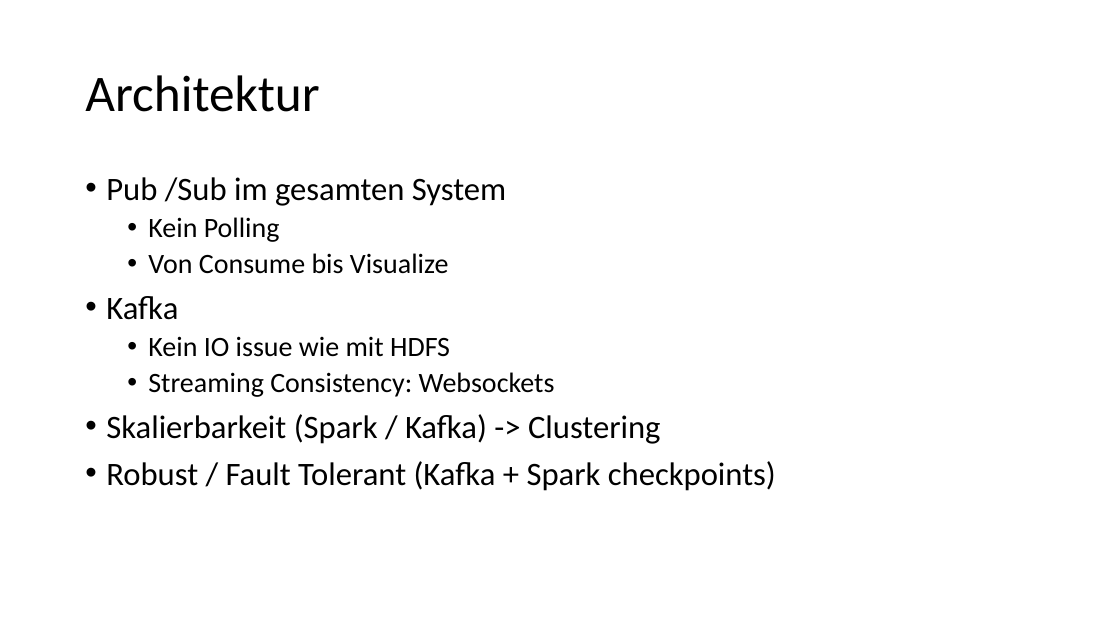
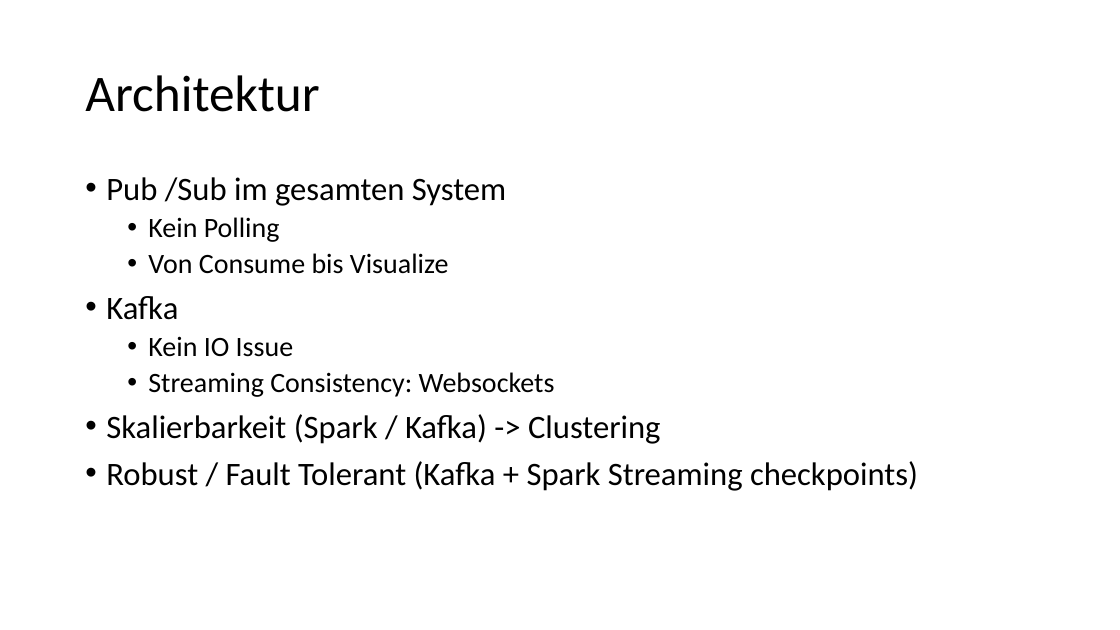
Before and after one commit to canclini/worldfeed, a slide deck: slide 5 of documentation/Spark_Worldfeed.pptx. Drawn at 1120x630 pixels with LibreOffice and Linux fonts; fonts in the diff are those of the drawing. Boxes give left, top, right and bottom in pixels: in the first picture for what was removed or moved away, otherwise in the second. Text is boxed around its words. In the diff, an @@ line names an element or a change of style, - is before the commit and + after.

```diff
--- a/documentation/Spark_Worldfeed.pptx
+++ b/documentation/Spark_Worldfeed.pptx
@@ text at box(148, 336, 294, 357): text changed @@
-  • Kein IO issue wie mit HDFS
+  • Kein IO Issue
@@ text at box(106, 461, 918, 491): text changed @@
-• Robust / Fault Tolerant (Kafka + Spark checkpoints)
+• Robust / Fault Tolerant (Kafka + Spark Streaming checkpoints)
```
Also in this commit, not shown: 5 other slides changed, 1 slide removed, 1 other file.
